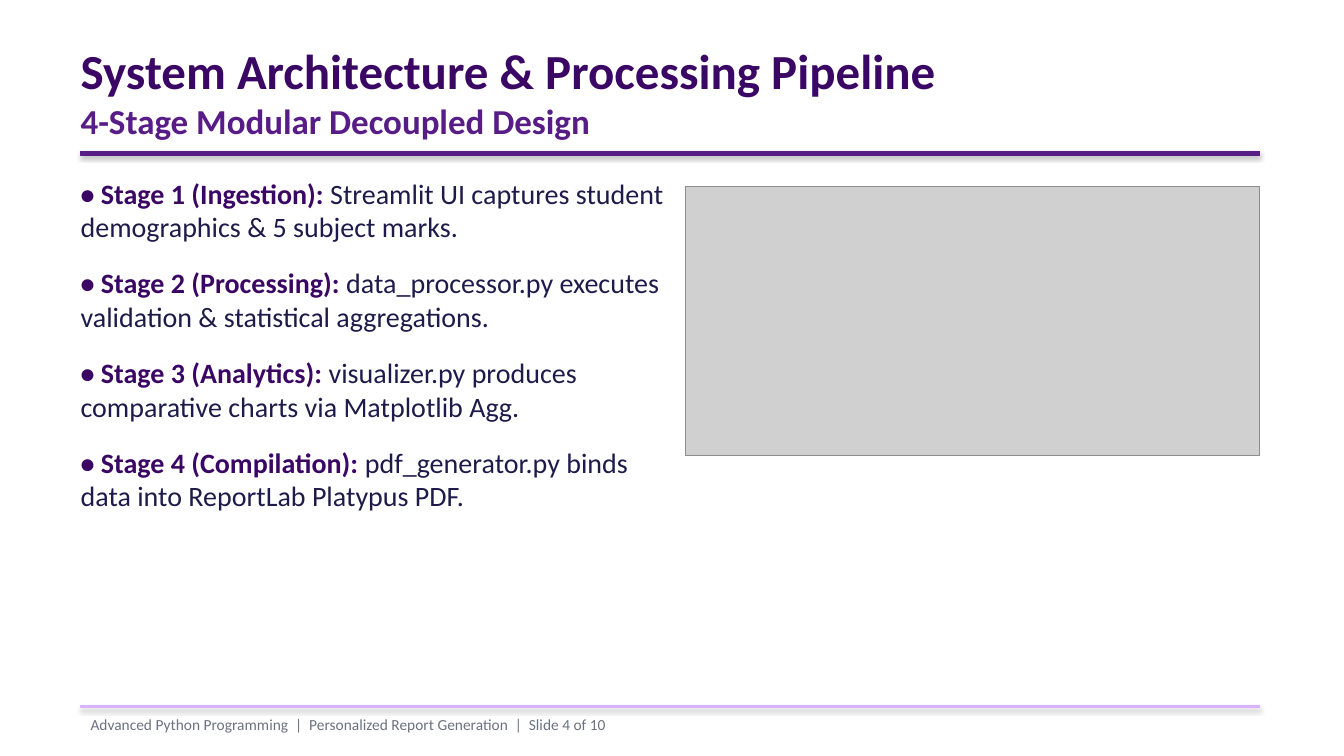
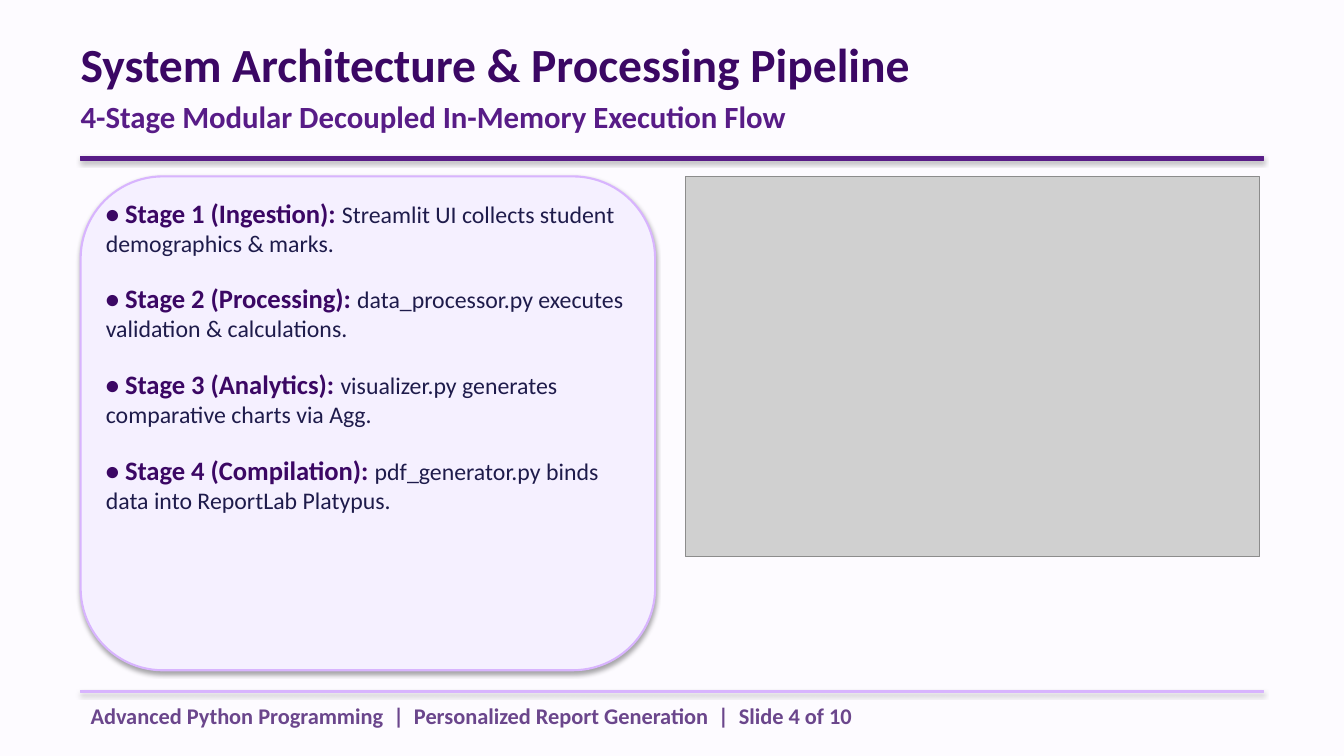
Before and after one commit to Induja2312/Student-Report-Generator, a slide deck: slide 4 of presentation/personalized_report_presentation.pptx. Drawn at 1344x756 pixels with LibreOffice and Linux fonts; fonts in the diff are those of the drawing; grey boxes stand for pictures. Boxes give left, top, right and bottom in pixels: in the first picture for what was removed or moved away, otherwise in the second. Text is boxed around its words. In the diff, an @@ line names an element or a change of style, - is before the commit and + after.

Commit message:
Apply cream theme, MCA department, and updated student profiles

```diff
--- a/presentation/personalized_report_presentation.pptx
+++ b/presentation/personalized_report_presentation.pptx
@@ background #FFFFFF to #FDFBFF @@
@@ text at (81, 48, 909, 90): size 35 to 34 pt in "System Architecture & Processing Pipeline" @@
@@ text at (81, 106, 785, 134): text changed; size 25 to 22 pt @@
-4-Stage Modular Decoupled Design
+4-Stage Modular Decoupled In-Memory Execution Flow
@@ rectangle: place and size @@
-rectangle at (81, 151, 1260, 155)
+rectangle at (81, 156, 1263, 160)
@@ rounded rectangle added at (81, 176, 655, 670), fill #F5F0FF, outline #D8B4FE 1.5 pt @@
@@ picture: place and size @@
-picture at (686, 187, 1260, 456)
+picture at (686, 176, 1260, 557)
@@ text at (106, 203, 623, 513): text changed; size 20 to 17 pt @@
-• Stage 1 (Ingestion): Streamlit UI captures student demographics & 5 subject marks.
-• Stage 2 (Processing): data_processor.py executes validation & statistical aggregations.
-• Stage 3 (Analytics): visualizer.py produces comparative charts via Matplotlib Agg.
-• Stage 4 (Compilation): pdf_generator.py binds data into ReportLab Platypus PDF.
+• Stage 1 (Ingestion): Streamlit UI collects student demographics & marks.
+• Stage 2 (Processing): data_processor.py executes validation & calculations.
+• Stage 3 (Analytics): visualizer.py generates comparative charts via Agg.
+• Stage 4 (Compilation): pdf_generator.py binds data into ReportLab Platypus.
@@ text "Advanced Python Programming | Personalized ...": place and size @@
-text "Advanced Python Programming | Personalized ..." at (91, 719, 606, 733)
+text "Advanced Python Programming | Personalized ..." at (91, 708, 852, 728)
@@ text "Advanced Python Programming | Personalized ..." at (91, 708, 852, 728): size 11 to 16 pt, text colour #6B7280 to #6B468C, bold on @@
@@ rectangle: place and size @@
-rectangle at (81, 706, 1260, 708)
+rectangle at (81, 691, 1263, 693)
```
Also in this commit, not shown: 9 other slides changed, 20 other files.
